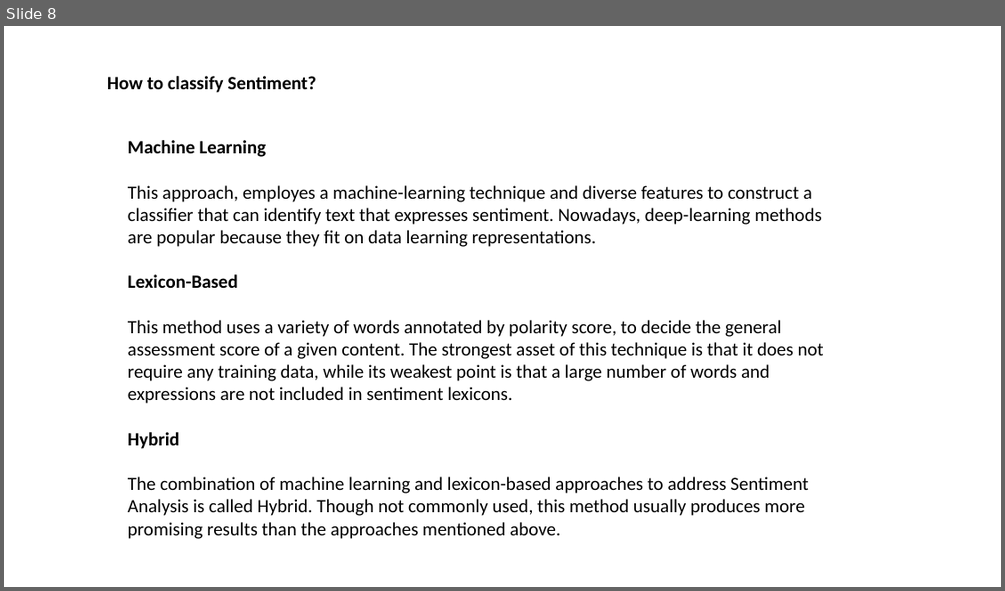
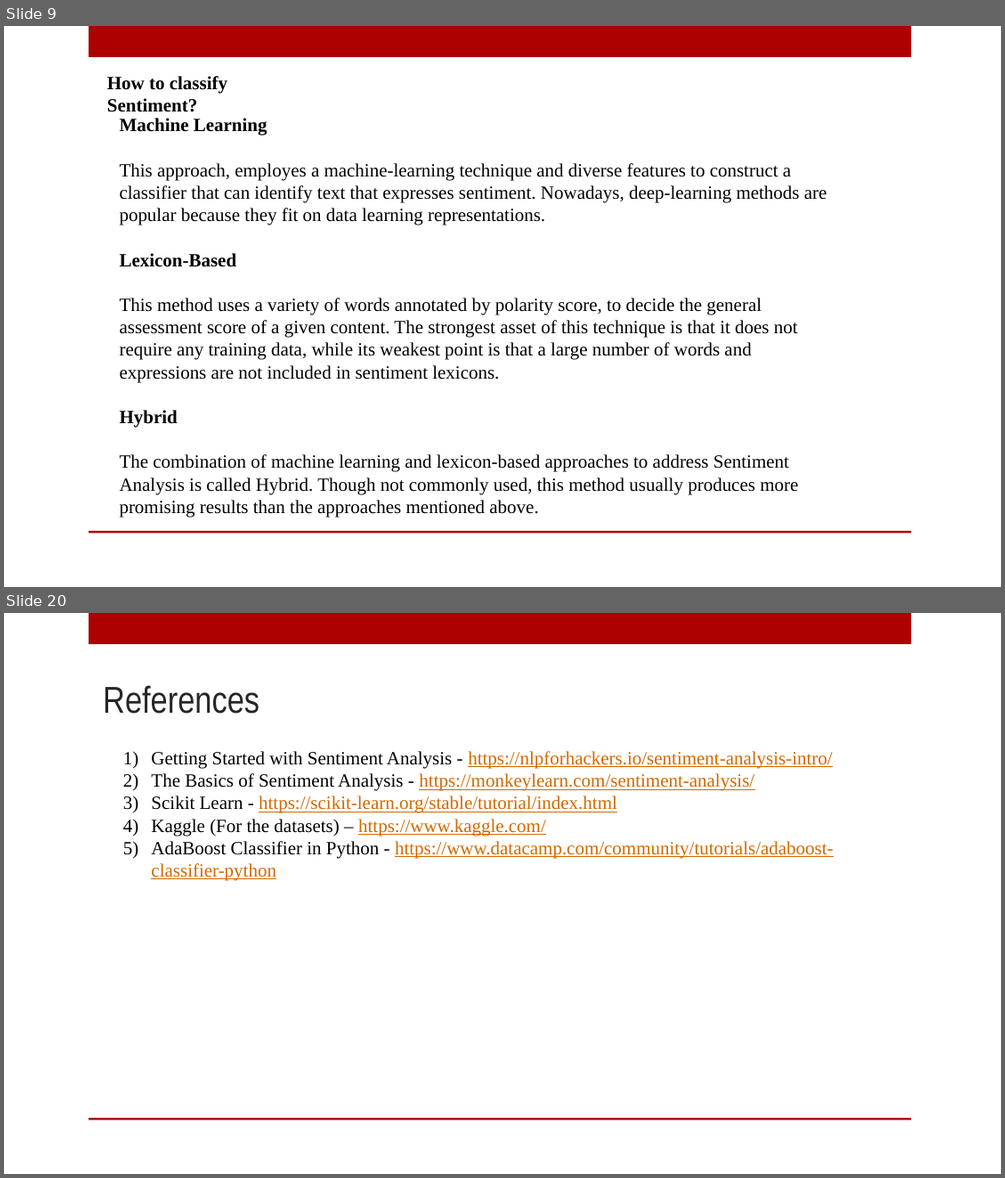
Before and after one commit to slugger07/ML-Experiments, a slide deck: Racism Analysis Twitter Data/Sentiment Analysis.pptx. Shown one above the other, each under a label of ours: slide 8 before the commit, slides 9 and 20 after it; the slides between them are not shown. The pictures are 1005x591 and 1005x1178 pixels, drawn with LibreOffice and Linux fonts; fonts in the diff are those of the drawing; background and template pictures are left out. Boxes give left, top, right and bottom in pixels: in the first picture for what was removed or moved away, otherwise in the second. Text is boxed around its words. In the diff, an @@ line names an element or a change of style, - is before the commit and + after.

```diff
--- a/Racism Analysis Twitter Data/Sentiment Analysis.pptx
+++ b/Racism Analysis Twitter Data/Sentiment Analysis.pptx
@@ slide 20 added at box(4, 613, 1001, 1174), background picture (left out); not listed: 2 template elements that a slide beside it also shows @@
@@ title added at box(103, 685, 259, 714), 36 pt, text #262626 @@
+References
@@ text added at box(151, 751, 833, 881), 18 pt, text #D26900, underline @@
+1) Getting Started with Sentiment Analysis - https://nlpforhackers.io/sentiment-analysis-intro/
+2) The Basics of Sentiment Analysis - https://monkeylearn.com/sentiment-analysis/
+3) Scikit Learn - https://scikit-learn.org/stable/tutorial/index.html
+4) Kaggle (For the datasets) – https://www.kaggle.com/
+5) AdaBoost Classifier in Python - https://www.datacamp.com/community/tutorials/adaboost-classifier-python
@@ what was slide 8 is now slide 9 @@
@@ slide 9 changed as well @@
@@ rectangle added at box(89, 26, 911, 57), fill #AD0101 @@
@@ text "How to classify Sentiment?" at box(107, 76, 227, 112): font Calibri to Times New Roman @@
@@ text "Machine Learning" at box(120, 118, 827, 517): font Calibri to Times New Roman @@
@@ text "Machine Learning": place and size @@
-text "Machine Learning" at box(128, 140, 824, 539)
+text "Machine Learning" at box(120, 118, 827, 517)
@@ rectangle added at box(89, 531, 911, 533), fill #AD0101 @@
```
Also in this commit, not shown: 5 other slides changed, 15 other slides added, 4 slides removed, 1 other file.
